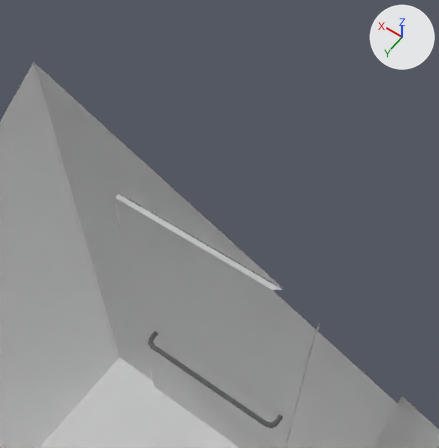
One commit to the Blender file models/valter-lab/src/valter-lab.blend: the scene before it, then after it.
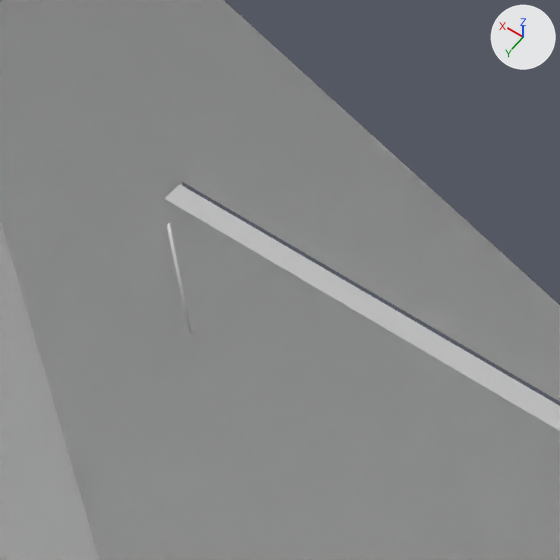
Each version appears first from a 50 mm lens placed at (3.28, -31.54, 58.91), pointed at (16.67, -50.28, 29.45), and next in a close-up on the part from 17% to 48% of the width and 33% to 64% of the height. The axes (+X, +Y, +Z) are drawn at upper right. The lights are the same throughout. Everything nearer to the camera than a plane just in front of the edit is cut away.

Objects in the first close-up: 'rearWall', 'rearWallDoorBigPart', 'rightWall'.
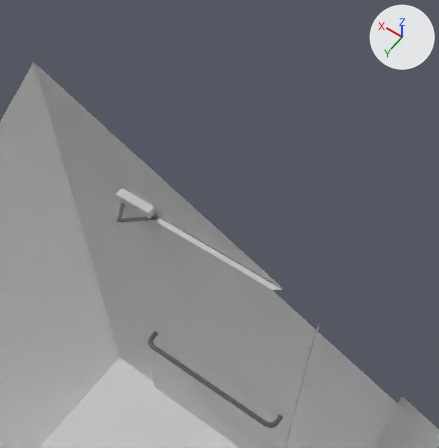
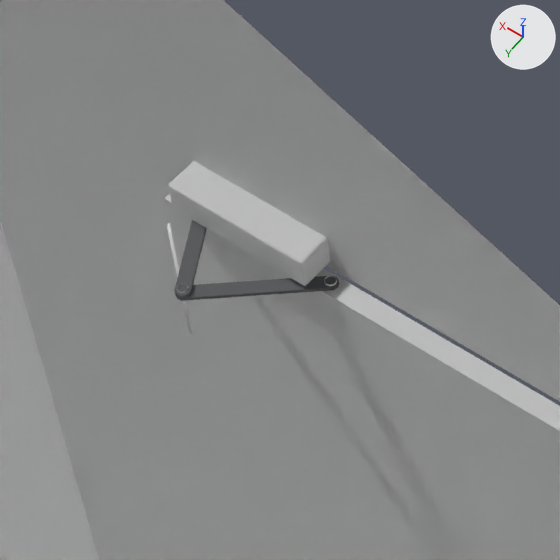
Commit message: Valter Lab in progress

Boxes [x1, y1, x2, y2] around the edits, measured in the close-ups (560 x 560 px):
'doorCloser', added: after [168, 161, 330, 286]
'doorCloserLever2', added: after [175, 276, 339, 301]
'doorCloserLever1', added: after [174, 220, 207, 298]
'Circle.002', added: after [324, 275, 337, 286]
'Circle.005', added: after [177, 284, 188, 293]

What changed in the scene script:
```text
Add mat_doorclosermaterial:
    mat_doorclosermaterial = diffuse_material('doorCloserMaterial')
    mat_doorclosermaterial.base_color = (0.8, 0.8, 0.8)  # white #e7e7e7
Add mat_shinymetal2:
    mat_shinymetal2 = diffuse_material('shinyMetal2')
    mat_shinymetal2.base_color = (0.8, 0.8, 0.8)  # white #e7e7e7
Add me_plane:
    me_plane.from_pydata(...)  # 40 vertices, 33 faces; spans x 0.0..2.66, y -0.58..0.0, z -0.6..0.0
    me_plane.materials.append(mat_doorclosermaterial)  # its picture is missing
Add me_circle_001:
    me_circle_001.from_pydata(...)  # 20 vertices, 12 faces; spans x -0.12..0.12, y -0.13..2.34, z -0.07..0.0
    me_circle_001.materials.append(mat_shinymetal1)  # grey #727475
Add me_circle:
    me_circle.from_pydata(...)  # 20 vertices, 12 faces; spans x -0.12..0.12, y -0.13..1.73, z -0.07..0.0
    me_circle.materials.append(mat_shinymetal1)  # grey #727475
Add me_circle_005:
    me_circle_005.from_pydata(...)  # 20 vertices, 10 faces; spans x -0.079..0.079, y -0.083..0.083, z -0.023..-0.003
    me_circle_005.polygons.foreach_set('use_smooth', [True] * 10)
    me_circle_005.materials.append(mat_shinymetal2)  # white #e7e7e7
Add me_circle_002:
    me_circle_002.from_pydata(...)  # 20 vertices, 10 faces; spans x -0.09..0.09, y -0.094..0.094, z -0.043..0.0
    me_circle_002.polygons.foreach_set('use_smooth', [True] * 10)
    me_circle_002.materials.append(mat_shinymetal2)  # white #e7e7e7
Add ob_doorcloser:
    ob_doorcloser = bpy.data.objects.new('doorCloser', me_plane)
    ob_doorcloser.location = (22.92, -47.92, 30.3)
    ob_doorcloser.rotation_euler = (1.571, 0.0, 3.142)  # degrees (90, 0, 180)
Add ob_doorcloserlever2:
    ob_doorcloserlever2 = bpy.data.objects.new('doorCloserLever2', me_circle_001)
    ob_doorcloserlever2.parent = ob_doorcloserlever1
    ob_doorcloserlever2.matrix_parent_inverse = Matrix(((0.94, 0.341, 0.0, -4.76), (-0.341, 0.94, 0.0, 53.03), (0.0, 0.0, 1.0, -29.7), (0.0, 0.0, 0.0, 1.0)))
    ob_doorcloserlever2.location = (22.01, -46.72, 29.64)
    ob_doorcloserlever2.rotation_euler = (0.0, 0.0, 2.1)  # degrees (0, 0, 120)
Add ob_doorcloserlever1:
    ob_doorcloserlever1 = bpy.data.objects.new('doorCloserLever1', me_circle)
    ob_doorcloserlever1.location = (22.55, -48.23, 29.7)
    ob_doorcloserlever1.rotation_euler = (0.0, 0.0, 0.527)  # degrees (0, 0, 30)
Add ob_circle_005:
    ob_circle_005 = bpy.data.objects.new('Circle.005', me_circle_005)
    ob_circle_005.parent = ob_doorcloserlever1
    ob_circle_005.matrix_parent_inverse = Matrix(((0.864, 0.503, 0.0, 4.782), (-0.503, 0.864, 0.0, 53.02), (0.0, 0.0, 1.0, -29.7), (0.0, 0.0, 0.0, 1.0)))
    ob_circle_005.location = (21.75, -46.85, 29.73)
Add ob_circle_002:
    ob_circle_002 = bpy.data.objects.new('Circle.002', me_circle_002)
    ob_circle_002.location = (20.07, -48.28, 29.68)
```
